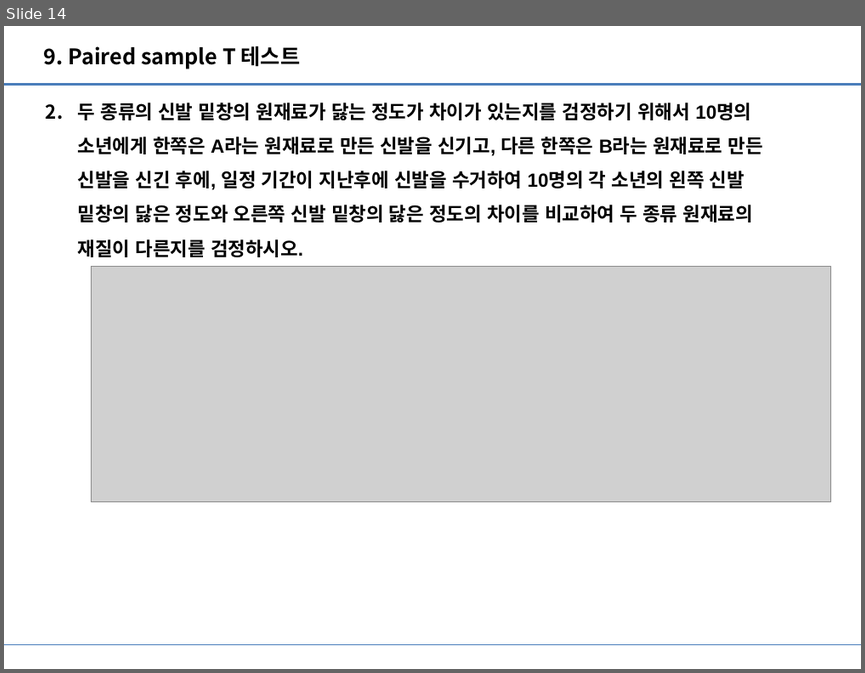
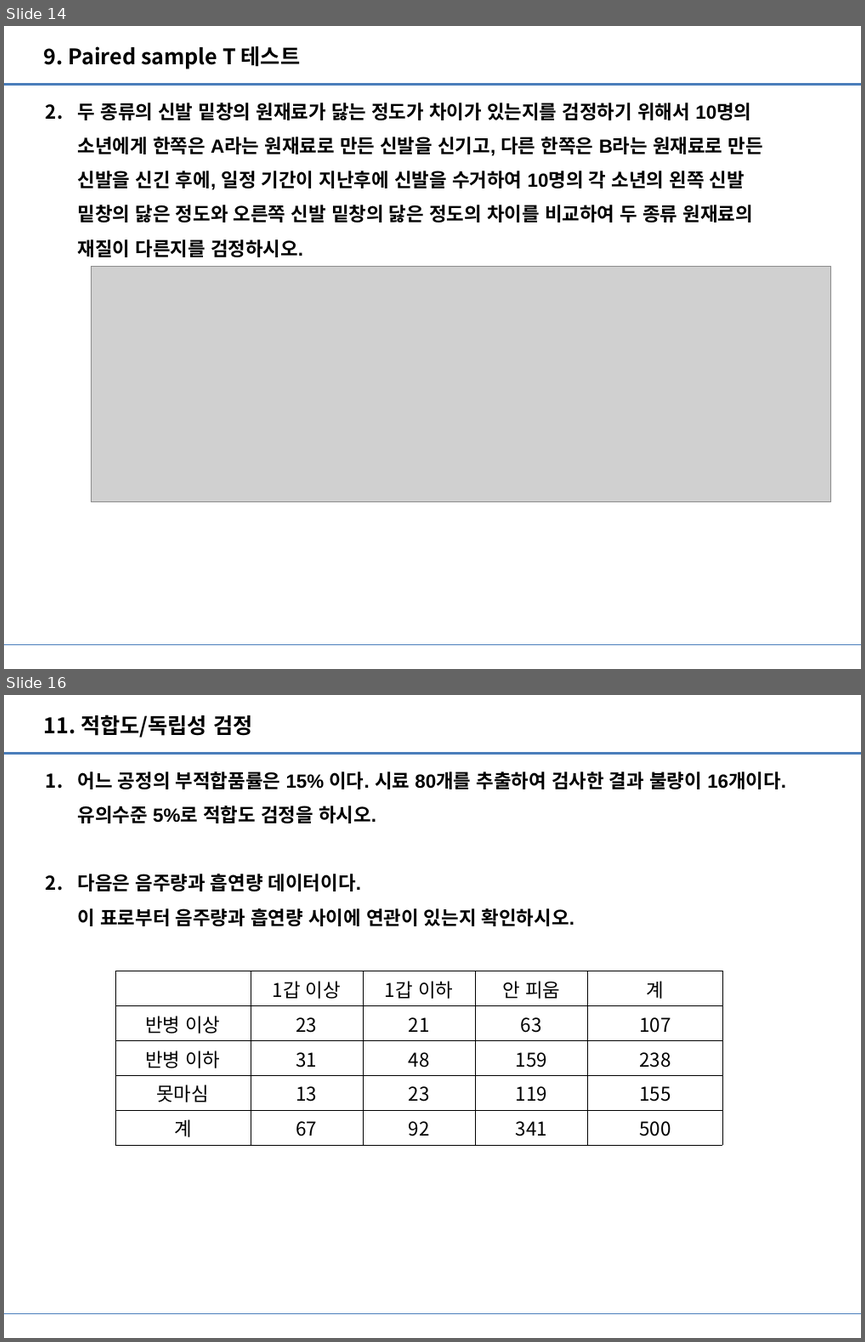
Before and after one commit to Heechul90/R-Statistics, a slide deck: Practice/연습문제 data/R 연습문제.pptx. Shown one above the other, each under a label of ours: slide 14 before the commit, slides 14 and 16 after it; the slides between them are not shown. The pictures are 865x673 and 865x1342 pixels, drawn with LibreOffice and Linux fonts; fonts in the diff are those of the drawing; grey boxes stand for pictures. Boxes give left, top, right and bottom in pixels: in the first picture for what was removed or moved away, otherwise in the second. Text is boxed around its words. In the diff, an @@ line names an element or a change of style, - is before the commit and + after.

```diff
--- a/Practice/연습문제 data/R 연습문제.pptx
+++ b/Practice/연습문제 data/R 연습문제.pptx
@@ slide 16 added at <box>4,695,861,1338</box>, background #FFFFFF; not listed: 2 template elements that a slide beside it also shows @@
@@ text added at <box>44,715,252,737</box>, 18 pt, text #000000, bold @@
+11. 적합도/독립성 검정
@@ text added at <box>78,771,786,926</box>, 16 pt, text #000000, bold @@
+1. 어느 공정의 부적합품률은 15% 이다. 시료 80개를 추출하여 검사한 결과 불량이 16개이다.
+   유의수준 5%로 적합도 검정을 하시오.
+2. 다음은 음주량과 흡연량 데이터이다.
+   이 표로부터 음주량과 흡연량 사이에 연관이 있는지 확인하시오.
@@ table added at <box>115,971,721,1145</box>, 5 rows, 5 columns @@
+ | 1갑 이상 | 1갑 이하 | 안 피움 | 계
+반병 이상 | 23 | 21 | 63 | 107
+반병 이하 | 31 | 48 | 159 | 238
+못마심 | 13 | 23 | 119 | 155
+계 | 67 | 92 | 341 | 500
```
Also in this commit, not shown: 1 other slide added, 8 other files.
